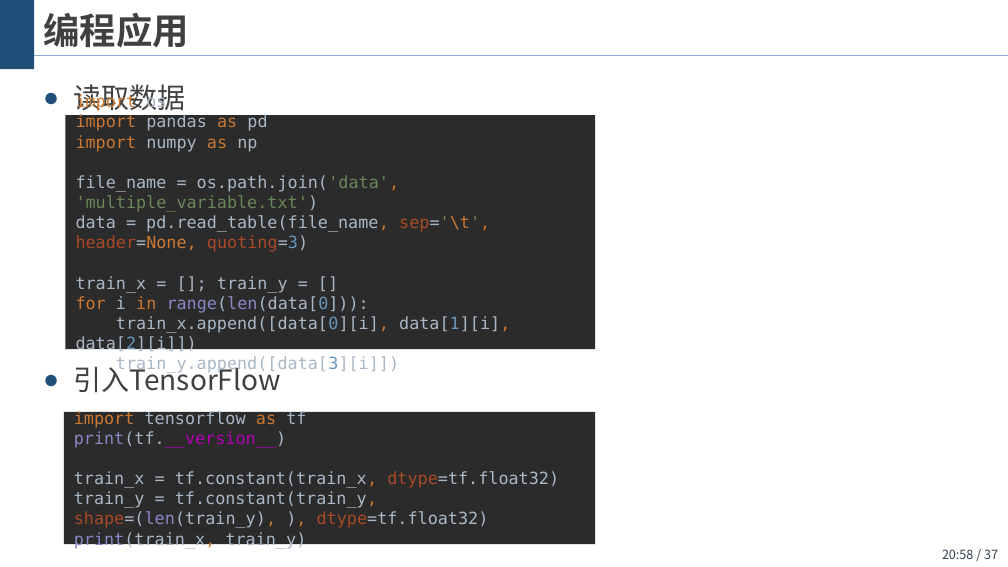
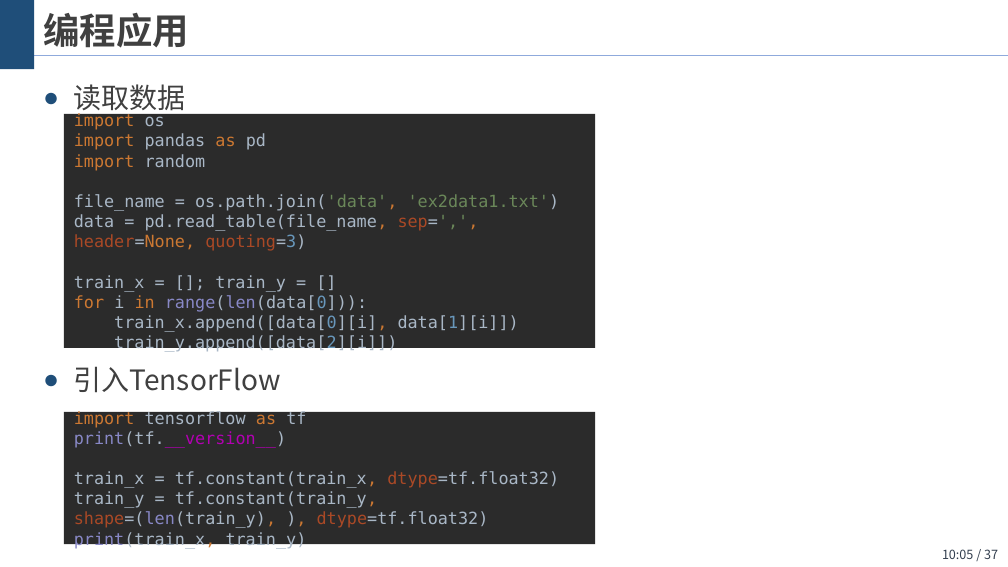
Before and after one commit to wangjin0818/Artificial_Intelligence_2021, a slide deck: slide 37 of chapter 03 - Logistic regression/逻辑斯蒂回归.pptx. Drawn at 1008x567 pixels with LibreOffice and Linux fonts; fonts in the diff are those of the drawing; background and template pictures are left out. Boxes give left, top, right and bottom in pixels: in the first picture for what was removed or moved away, otherwise in the second. Text is boxed around its words. In the diff, an @@ line names an element or a change of style, - is before the commit and + after.

```diff
--- a/chapter 03 - Logistic regression/逻辑斯蒂回归.pptx
+++ b/chapter 03 - Logistic regression/逻辑斯蒂回归.pptx
@@ text in rectangle at [74, 113, 560, 353]: text changed @@
-import os
-import pandas as pd
-import numpy as np
-file_name = os.path.join('data', 'multiple_variable.txt')
-data = pd.read_table(file_name, sep='\t', header=None, quoting=3)
-train_x = []; train_y = []
-for i in range(len(data[0])):
-train_x.append([data[0][i], data[1][i], data[2][i]])
-train_y.append([data[3][i]])
+import os
+import pandas as pd
+import random
+file_name = os.path.join('data', 'ex2data1.txt')
+data = pd.read_table(file_name, sep=',', header=None, quoting=3)
+train_x = []; train_y = []
+for i in range(len(data[0])):
+train_x.append([data[0][i], data[1][i]])
+train_y.append([data[2][i]])
@@ page number at [942, 549, 998, 559]: text changed @@
-20:58 / 37
+10:05 / 37
```
Also in this commit, not shown: 11 other slides changed, 3 slides added, 7 slides removed.
